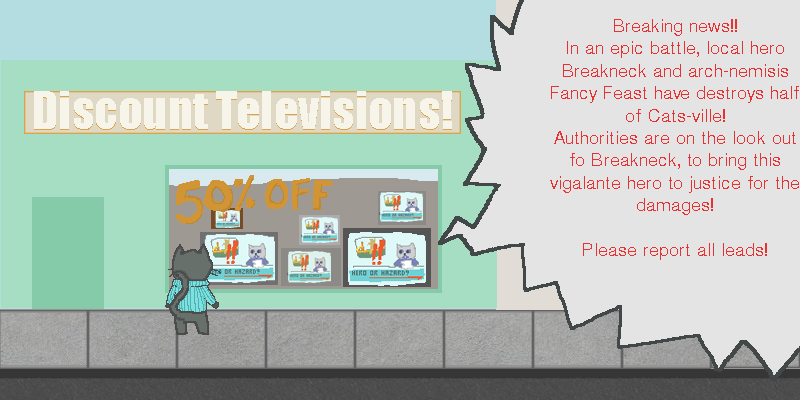
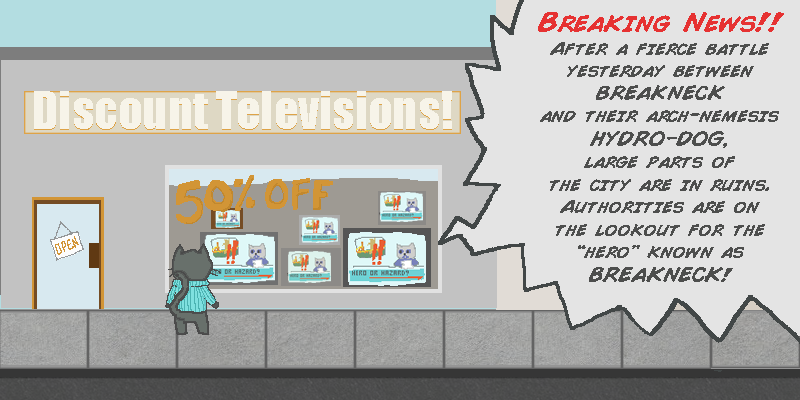
Layered file, before and after one edit (800x400). Changes by layer:
renamed "Breaking news!! In an epic battle, local hero Breakneck and arc" to "Breaking News!! After a fierce battle yesterday between BREAKNE", painted on it over [538, 12, 799, 282]
painted on "Layer 21" over [611, 295, 800, 381]
added layer "Layer 22" in group "tv store" over [50, 221, 84, 261]
added layer "Rectangle 25" in group "tv store" over [89, 243, 99, 268]
added layer "Rectangle 24" in group "tv store" over [37, 204, 99, 309]
added layer "Rectangle 23" in group "tv store" over [34, 200, 101, 309]
painted on "Rectangle 15" over [32, 197, 104, 309]
painted on "Rectangle 14" over [165, 165, 442, 293]
painted on "Rectangle 11" over [1, 60, 497, 308]
added layer "Rectangle 11 copy" in group "tv store" over [0, 47, 497, 295]
